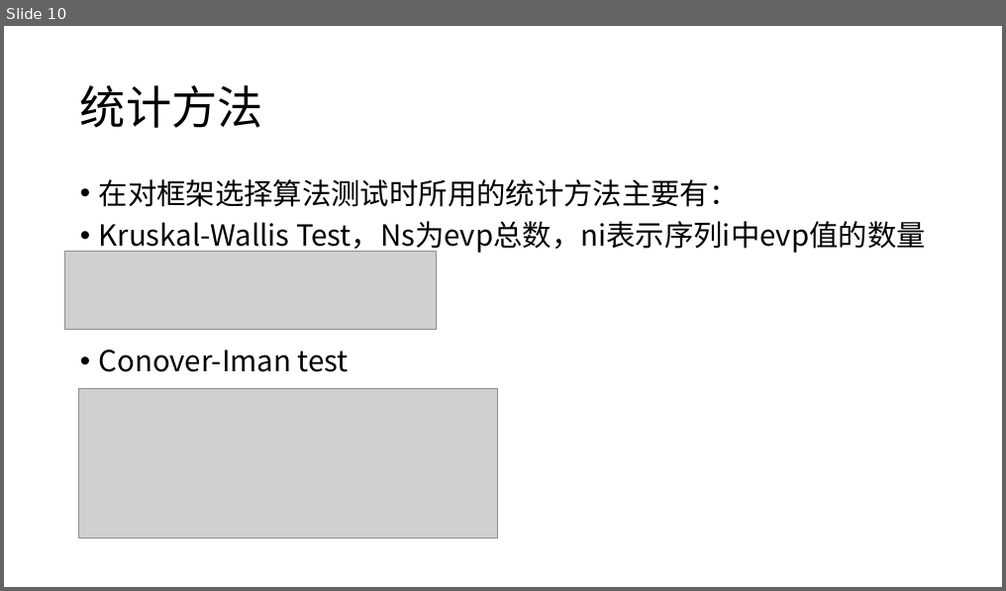
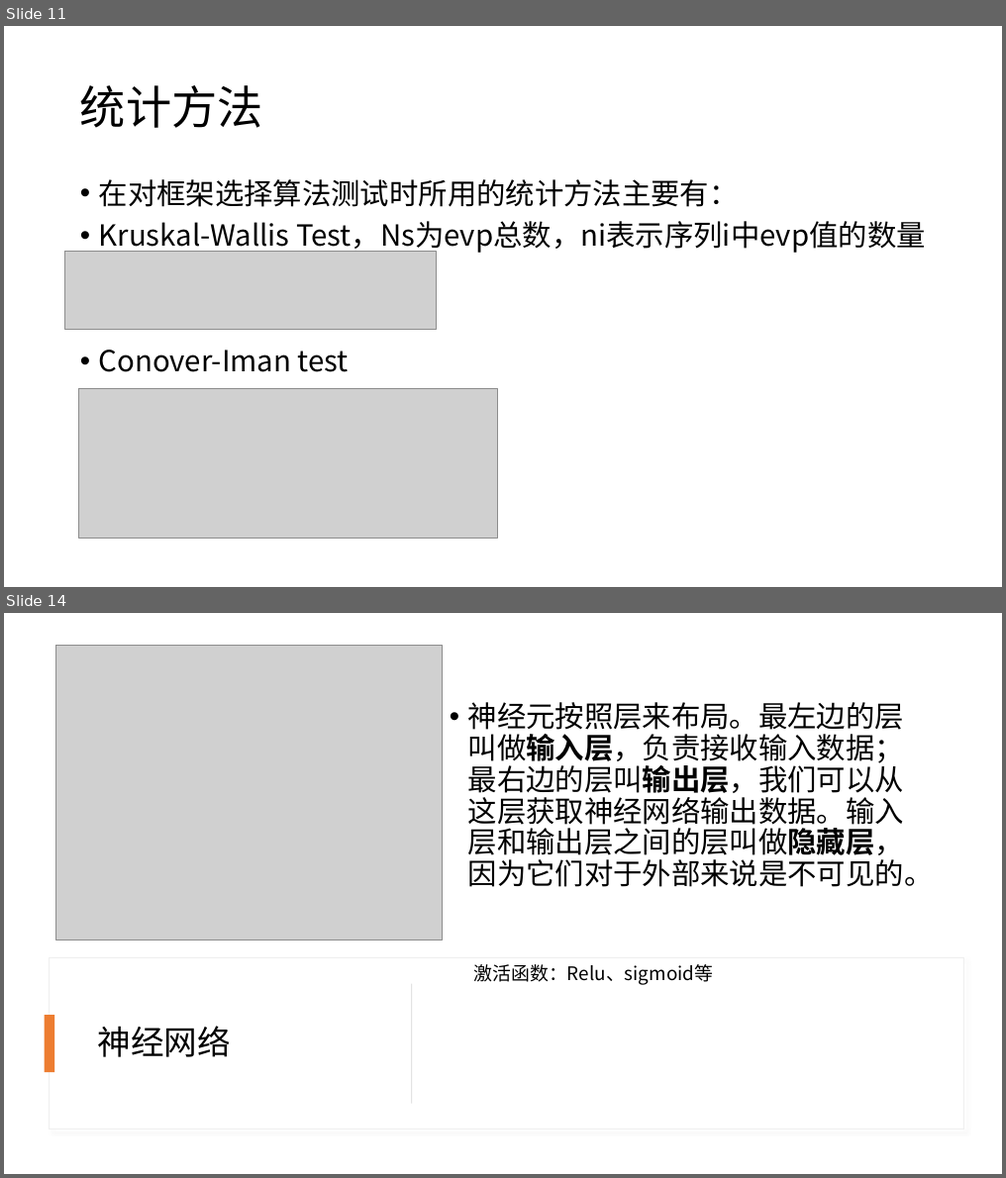
Before and after one commit to pikingpan/MyVSCode, a slide deck: DE/Population Evolvability.pptx. Shown one above the other, each under a label of ours: slide 10 before the commit, slides 11 and 14 after it; the slides between them are not shown. The pictures are 1006x591 and 1006x1178 pixels, drawn with LibreOffice and Linux fonts; fonts in the diff are those of the drawing; grey boxes stand for pictures. Boxes give left, top, right and bottom in pixels: in the first picture for what was removed or moved away, otherwise in the second. Text is boxed around its words. In the diff, an @@ line names an element or a change of style, - is before the commit and + after.

```diff
--- a/DE/Population Evolvability.pptx
+++ b/DE/Population Evolvability.pptx
@@ slide 14 added at bbox=[4, 613, 1002, 1174], background #FFFFFF @@
@@ picture added at bbox=[55, 645, 442, 940] @@
@@ text added at bbox=[468, 702, 934, 887], 28 pt, text #000000 @@
+• 神经元按照层来布局。最左边的层叫做输入层，负责接收输入数据；最右边的层叫输出层，我们可以从这层获取神经网络输出数据。输入层和输出层之间的层叫做隐藏层，因为它们对于外部来说是不可见的。
@@ rectangle added at bbox=[50, 959, 963, 1129], fill #FFFFFF, outline #EFEFEF 1 pt @@
@@ text added at bbox=[473, 964, 713, 985], 18 pt, text #000000 @@
+激活函数：Relu、sigmoid等
@@ rectangle added at bbox=[412, 984, 413, 1104], fill #D5D5D5 @@
@@ rectangle added at bbox=[45, 1015, 54, 1072], fill #ED7D31 @@
@@ title added at bbox=[97, 1026, 230, 1058], 32 pt, text #000000 @@
+神经网络
@@ what was slide 10 is now slide 11 @@
```
Also in this commit, not shown: 1 slide changed, 4 other slides added, 45 other files.
